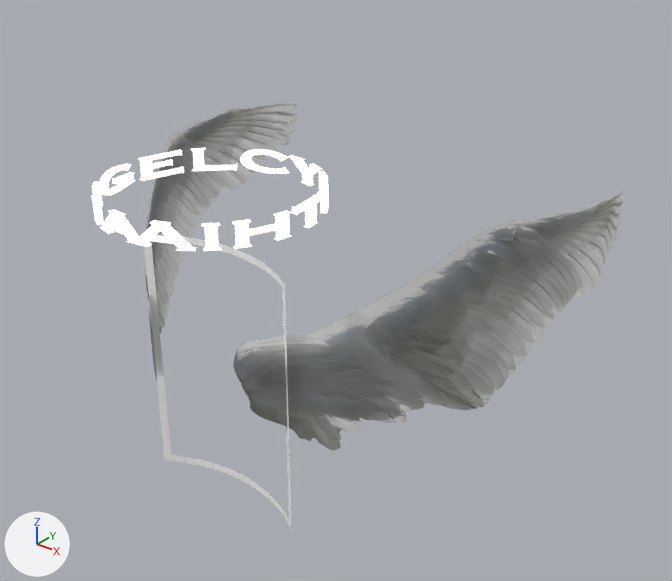
The glTF model model/Ange-bb.glb as it was, and as the next commit left it.
Camera for both pictures: a 50 mm camera at (5.54, -5.19, 4.59) aimed at (0.19, 1.5, 0.44). The lights are fixed; the arrows at lower left show +X, +Y and +Z. Where no turn or scale is listed for an object, it has been applied to the vertices.

The scene before the commit, as lines of its bpy script (objects in view):
```python
me_jw_psd_3 = bpy.data.meshes.new('jw.psd.3')
me_jw_psd_3.from_pydata(...)  # 286 vertices, 500 faces; spans x -1.92..0.14, y -0.15..4.27, z -1.06..2.34
me_jw_psd_3.materials.append(mat_材质)  # picture img_image_1
me_yo_3 = bpy.data.meshes.new('yo.3')
me_yo_3.from_pydata(...)  # 286 vertices, 500 faces; spans x -0.03..1.82, y -0.01..4.59, z -1.0..2.47
me_yo_3.materials.append(mat_材质222)  # picture img_image_0
me_平面_2 = bpy.data.meshes.new('平面.2')
me_平面_2.from_pydata(...)  # 88 vertices, 88 faces; spans x -0.83..0.94, y -0.27..0.0, z -0.97..1.62
me_平面_2.materials.append(mat_材质_7)  # white #ffffff
ob_jw_psd_3 = bpy.data.objects.new('jw.psd.3', me_jw_psd_3)
ob_jw_psd_3.location = (-0.56, -0.26, 0.13)
ob_yo_3 = bpy.data.objects.new('yo.3', me_yo_3)
ob_yo_3.location = (0.5, -0.29, 0.05)
ob_平面_2 = bpy.data.objects.new('平面.2', me_平面_2)
ob_平面_2.location = (-0.06, 0.23, -0.33)
# also in view: 'wwwwww' at (0.02, 0.03, 1.86)
```
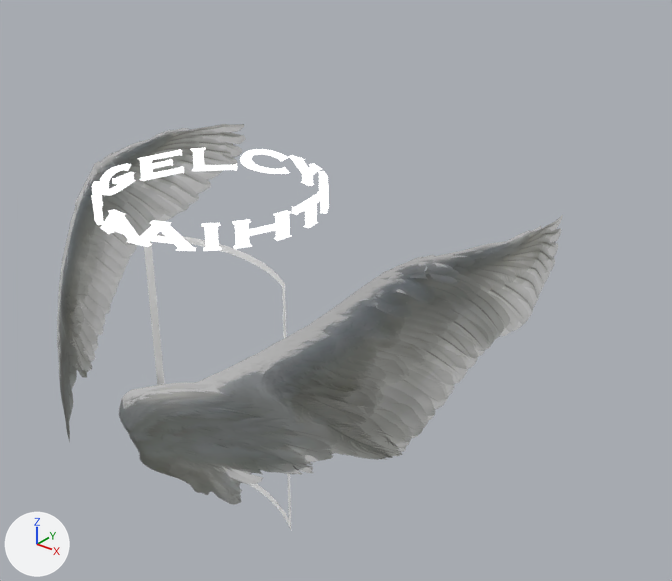
Location of each change, (x1, y1, x2, y2) in pixels of the pictures (672 x 581 px):
'yo.3', moved: before (233, 189, 625, 450); after (119, 215, 563, 505)
'jw.psd.3', moved: before (145, 103, 298, 381); after (57, 124, 246, 442)

Edits to the bpy script that builds the scene:
```text
Change ob_yo_3:
    ob_yo_3.location: (0.5, -0.29, 0.05) -> (0.33, -1.41, 0.05)
Change ob_jw_psd_3:
    ob_jw_psd_3.location: (-0.56, -0.26, 0.13) -> (-0.44, -1.38, 0.13)
```
